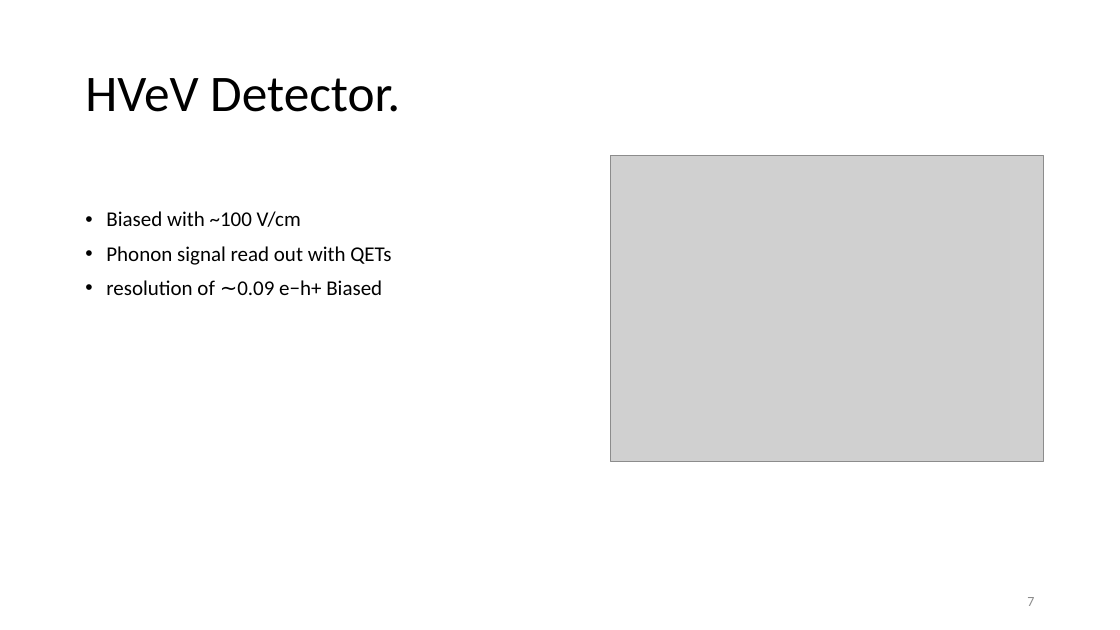
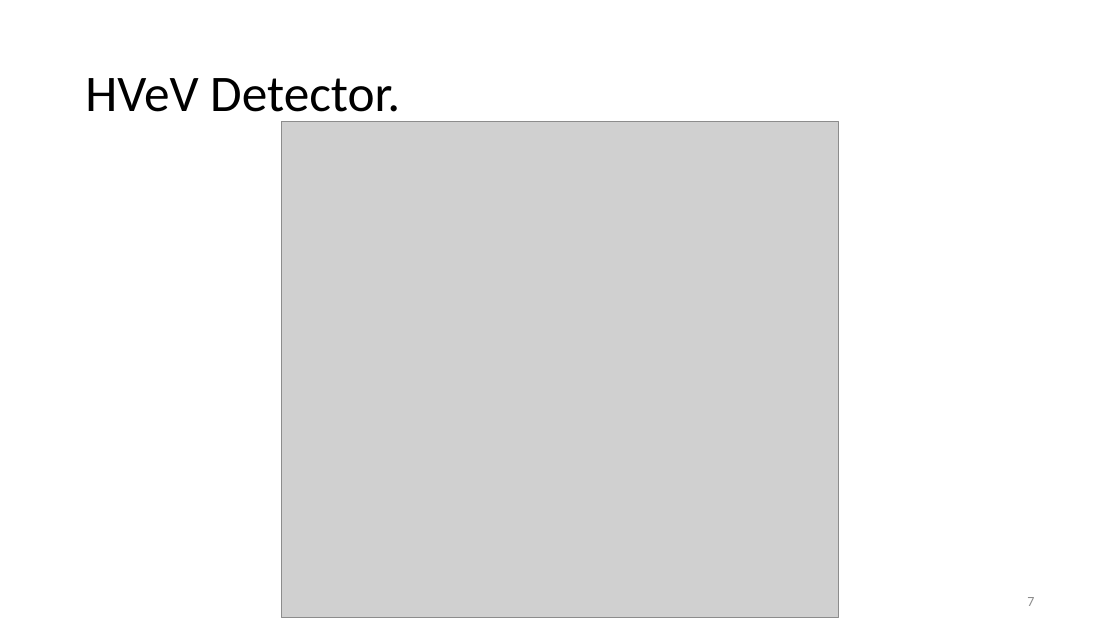
Before and after one commit to villaa/nrFano_Constraint, a slide deck: slide 7 of Mitch_Hawaii_talk. .pptx. Drawn at 1120x630 pixels with LibreOffice and Linux fonts; fonts in the diff are those of the drawing; grey boxes stand for pictures. Boxes give left, top, right and bottom in pixels: in the first picture for what was removed or moved away, otherwise in the second. Text is boxed around its words. In the diff, an @@ line names an element or a change of style, - is before the commit and + after.

```diff
--- a/Mitch_Hawaii_talk. .pptx
+++ b/Mitch_Hawaii_talk. .pptx
@@ picture added at bbox=[281, 122, 839, 618] @@
@@ picture removed at bbox=[611, 155, 1043, 461] @@
@@ text removed at bbox=[106, 211, 391, 295] @@
-• Biased with ~100 V/cm
-• Phonon signal read out with QETs
-• resolution of ∼0.09 e−h+ Biased
```
Also in this commit, not shown: 1 other slide changed, 2 other files.
